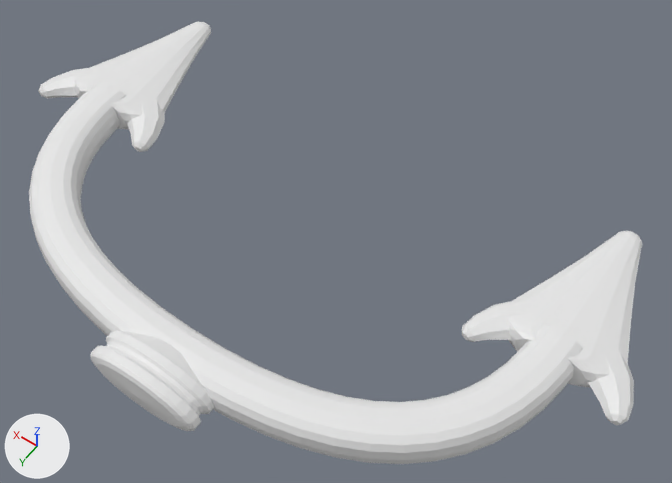
The OBJ model assets/cue/pieces/pitchfork/Tines_Pitchfork.obj as it was, and as the next commit left it.
Before and after are seen from a camera (50 mm lens) standing at (-1.074, 1.244, 2.095) and looking at (-0.122, -0.088, 0.001). Every picture has the same lights, and +X, +Y and +Z are marked at lower left. The first picture is the older version. Where no turn or scale is listed for an object, it has been applied to the vertices. Vertices at exactly the same position are counted once.

The first picture shows 'Tines_Pitchfork'.
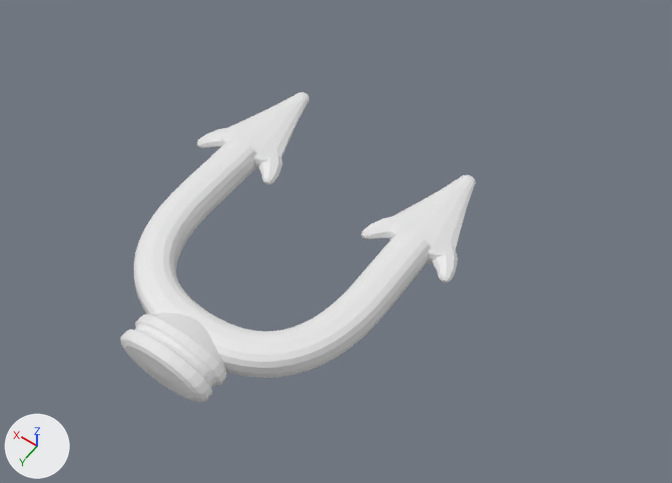
Commit message: Pitchfork Cue: back to the compact fork at the tip (designer 2026-10-29: the newer model)

What differs and where, as boxes [x1, y1, x2, y2] in the pictures (672 x 483 px; the box of a moved part takes in the faces that stretch with it):
'Tines_Pitchfork', reshaped (42% narrower, 30% shorter): before [29, 22, 642, 464]; after [121, 92, 476, 402]
part 1 of me_tines_pitchfork, moved or reshaped: before [91, 331, 214, 431]; after [121, 313, 227, 402]
part 2 of me_tines_pitchfork, moved or reshaped: before [508, 231, 642, 387]; after [388, 175, 476, 264]
part 3 of me_tines_pitchfork, moved or reshaped: before [588, 350, 634, 425]; after [432, 243, 458, 283]
part 4 of me_tines_pitchfork, moved or reshaped: before [462, 300, 528, 342]; after [361, 215, 401, 240]
part 5 of me_tines_pitchfork, moved or reshaped: before [74, 22, 211, 130]; after [221, 92, 309, 169]
part 6 of me_tines_pitchfork, moved or reshaped: before [127, 100, 165, 152]; after [259, 150, 283, 185]
part 7 of me_tines_pitchfork, moved or reshaped: before [38, 67, 95, 98]; after [197, 127, 233, 148]
part 8 of me_tines_pitchfork, moved or reshaped: before [29, 82, 583, 464]; after [134, 138, 431, 378]

What the commit changed:
me_tines_pitchfork is used by ob_tines_pitchfork; location (0.0, 0.0, 0.0).
me_tines_pitchfork had 1401 vertices, 2744 faces and spanned x -1.04..1.04, y -0.61..0.61, z -0.08..0.08.
me_tines_pitchfork now has 1401 vertices, 2744 faces and spans x -0.46..0.46, y -0.53..0.53, z -0.08..0.08.
me_tines_pitchfork part 1: the loose piece of 314 vertices spanning x -0.18..0.18, y 0.41..0.61, z -0.08..0.08 is scaled about its middle by (0.827, 1, 1.01), then moved by (0.0, -0.08, 0.0).
me_tines_pitchfork part 2: the loose piece of 156 vertices spanning x -0.99..-0.61, y -0.61..-0.09, z -0.06..0.06 is scaled about its middle by (0.626, 0.654, 0.626), then moved by (0.49, -0.01, 0.0).
me_tines_pitchfork part 3: the loose piece of 42 vertices spanning x -1.04..-0.86, y -0.22..-0.02, z -0.04..0.04 is scaled about its middle by (0.629, 0.648, 0.626), then moved by (0.55, -0.09, 0.0).
me_tines_pitchfork part 4: the loose piece of 42 vertices spanning x -0.74..-0.56, y -0.22..-0.02, z -0.04..0.04 is scaled about its middle by (0.629, 0.648, 0.626), then moved by (0.43, -0.09, 0.0).
me_tines_pitchfork part 5: the loose piece of 156 vertices spanning x 0.61..0.99, y -0.61..-0.09, z -0.06..0.06 is scaled about its middle by (0.626, 0.654, 0.626), then moved by (-0.49, -0.01, 0.0).
me_tines_pitchfork part 6: the loose piece of 42 vertices spanning x 0.56..0.74, y -0.22..-0.02, z -0.04..0.04 is scaled about its middle by (0.629, 0.648, 0.626), then moved by (-0.43, -0.09, 0.0).
me_tines_pitchfork part 7: the loose piece of 42 vertices spanning x 0.86..1.04, y -0.22..-0.02, z -0.04..0.04 is scaled about its middle by (0.629, 0.648, 0.626), then moved by (-0.55, -0.09, 0.0).
me_tines_pitchfork part 8: 607 of 1401 vertices moved; they spanned x -0.87..0.87, y -0.15..0.52, z -0.06..0.06 and now span x -0.37..0.37, y -0.21..0.43, z -0.05..0.05; mean shift (0.0, 0.0, 0.0); largest move (-0.87, -0.11, 0.0) -> (-0.25, -0.21, 0.0).
